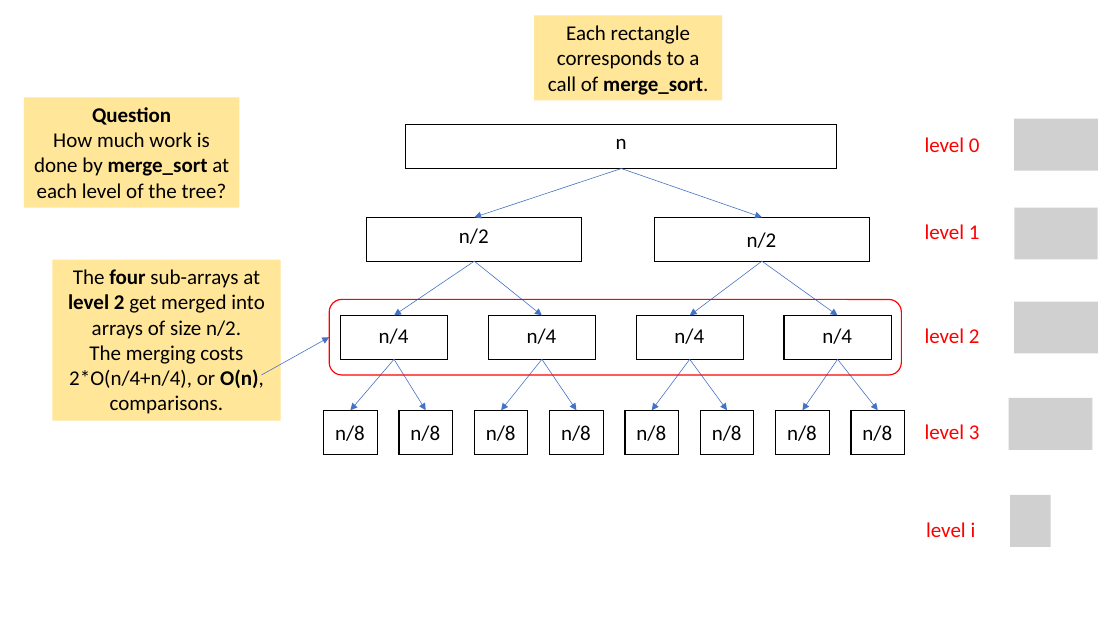
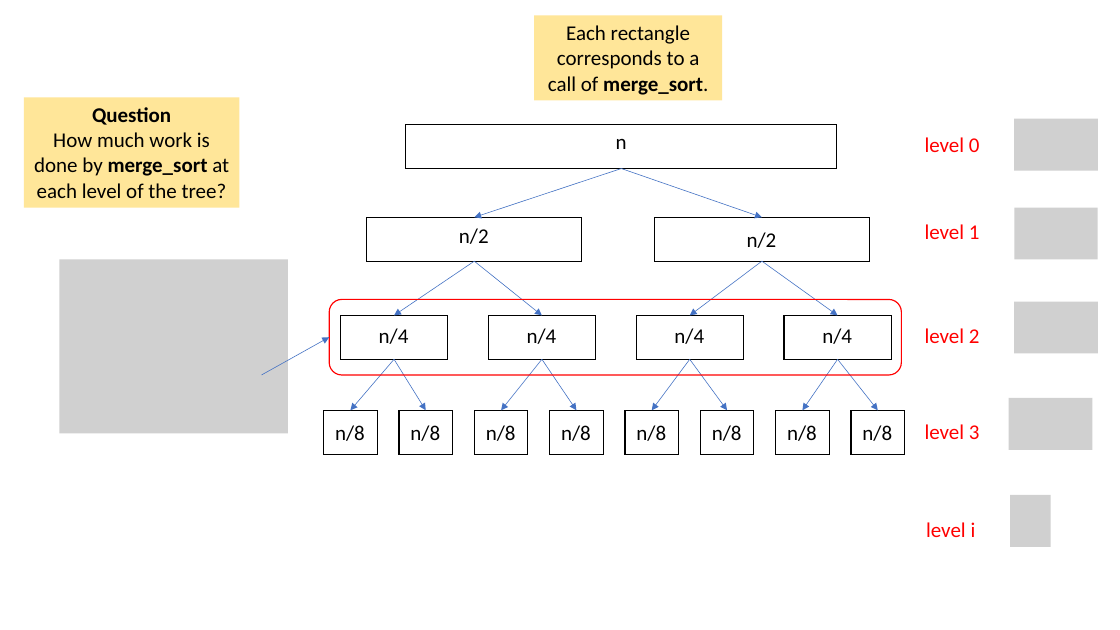
Before and after one commit to tjd1234/cmpt225fall2023, a slide deck: slide 36 of lecture_notes/week9/week9_sorting.pptx. Drawn at 1120x630 pixels with LibreOffice and Linux fonts; fonts in the diff are those of the drawing; grey boxes stand for pictures. Boxes give left, top, right and bottom in pixels: in the first picture for what was removed or moved away, otherwise in the second. Text is boxed around its words. In the diff, an @@ line names an element or a change of style, - is before the commit and + after.

```diff
--- a/lecture_notes/week9/week9_sorting.pptx
+++ b/lecture_notes/week9/week9_sorting.pptx
@@ rectangle removed at box(52, 260, 281, 421) @@
-The four sub-arrays at level 2 get merged into arrays of size n/2.
-The merging costs 2*O(n/4+n/4), or O(n), comparisons.
@@ picture added at box(60, 260, 288, 434) @@
```
Also in this commit, not shown: 27 other slides changed, 3 slides added, 1 slide removed, 2 other files.
